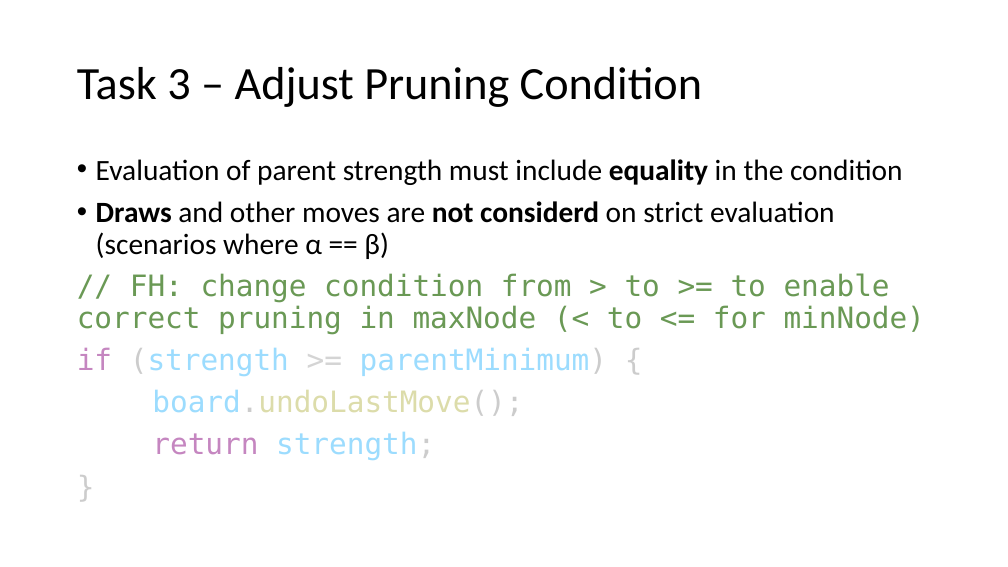
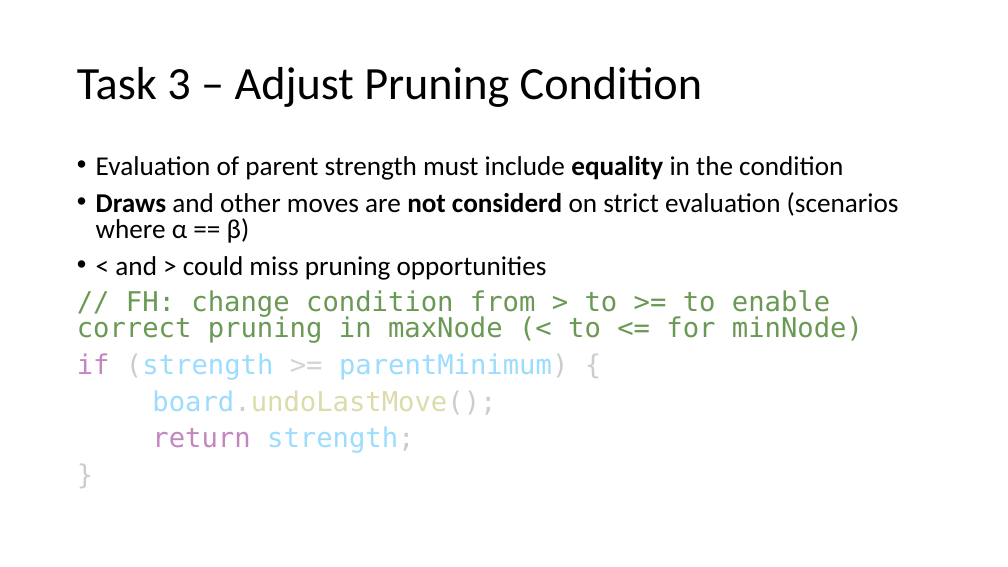
Before and after one commit to XaverB/connect-four, a slide deck: slide 11 of doc/ConnectFourPresentationDraft.pptx (slide 8 before the commit). Drawn at 1008x567 pixels with LibreOffice and Linux fonts; fonts in the diff are those of the drawing. Boxes give left, top, right and bottom in pixels: in the first picture for what was removed or moved away, otherwise in the second. Text is boxed around its words. In the diff, an @@ line names an element or a change of style, - is before the commit and + after.

```diff
--- a/doc/ConnectFourPresentationDraft.pptx
+++ b/doc/ConnectFourPresentationDraft.pptx
@@ text at [77,156,899,453]: size 28 to 25.9 pt in "Evaluation of parent strength must include equality ...", "Draws and other moves are not considerd ...", "// FH: change condition from > to ...", "if (strength >= parentMinimum) {" and 3 more places; line spacing 0.9 to 0.8 @@
@@ text at [115,256,547,280]: paragraph added @@
+• < and > could miss pruning opportunities
```
Also in this commit, not shown: 4 other slides changed, 13 slides added.
